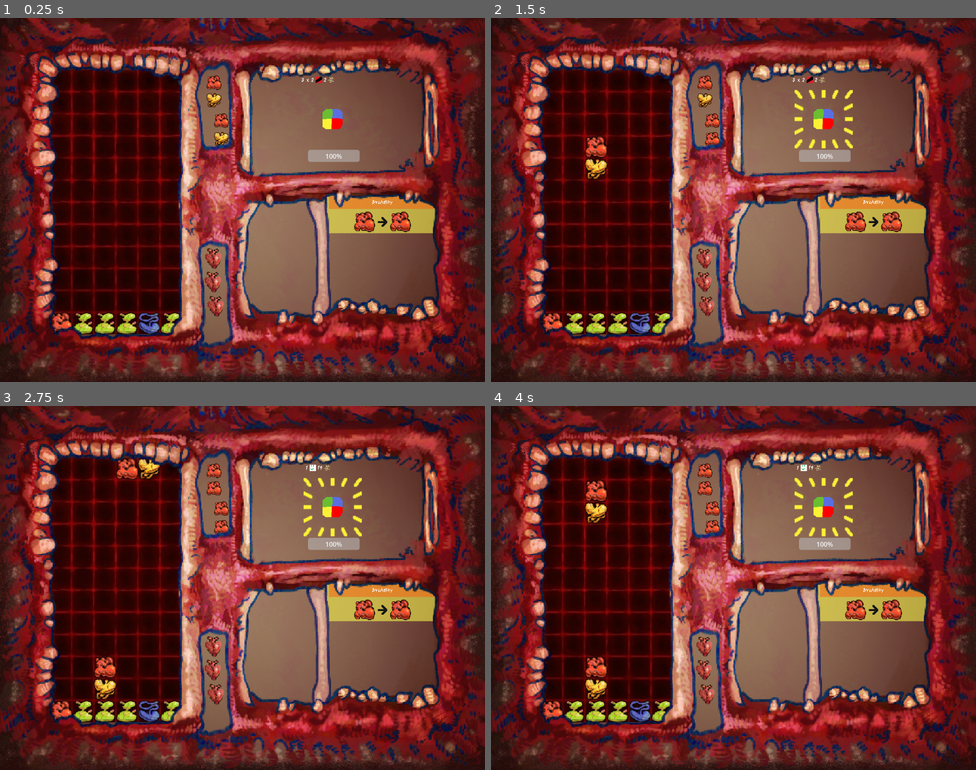
Above: before the commit, frames 1-4 (two rows, left to right).
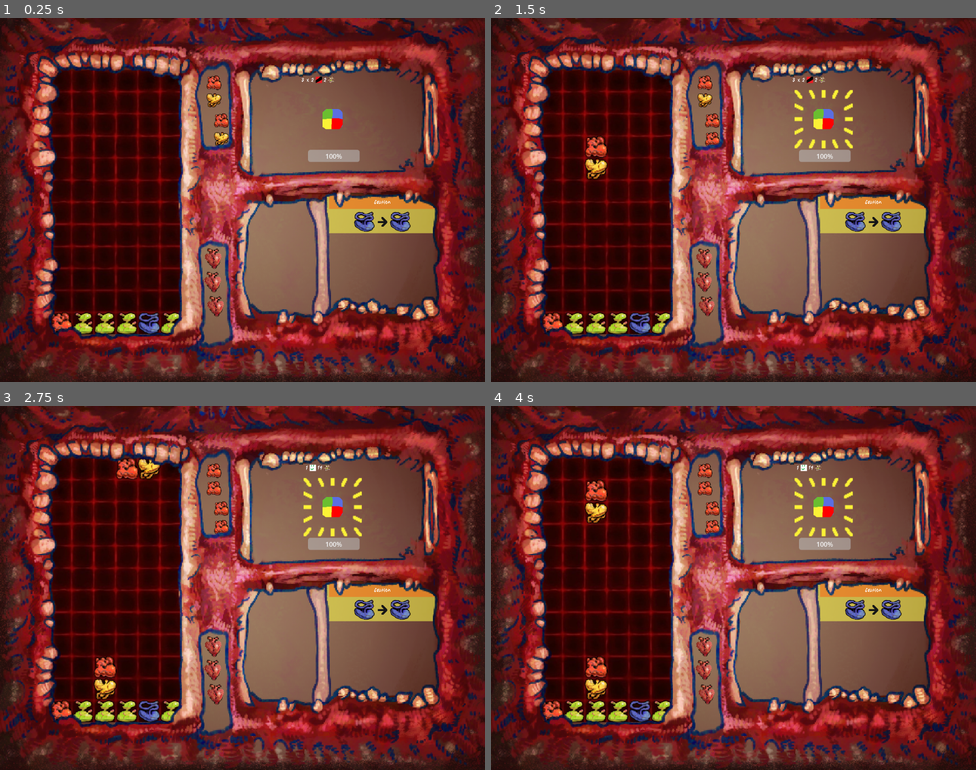
Above: after the commit, the same moments.

Repository: MarGamaDev/PuyoPuyoLike
Game: Godot game, scene res://Scenes/combat.tscn
Same seed, same stepped clock (60 frames per second), same inputs: the game is played once before the commit and once after it. The engine's default icon, where the game draws it, is replaced by a stand-in: a white triangle on a blue panel in a dark square.
Inputs (mouse positions are in pixels of both pictures, inside the frame that each line leads up to):
- Up to frame 1 (0.25 s): no input
- Up to frame 2 (1.5 s): move the mouse to (840, 181) at 0.52 s; hold D (puyo_right) 0.53-1.28 s; tap 1 (TESTING_player_spawn) at 0.6 s; tap Enter at 1.25 s; move the mouse to (636, 218) at 1.27 s; hold S (puyo_down) from 1.28 s (still down); tap J (puyo_rotate) at 1.35 s
- Up to frame 3 (2.75 s): move the mouse to (291, 507) at 2.02 s; release S (puyo_down) at 2.03 s; hold D (puyo_right) from 2.03 s (still down); tap Shift (switch_target) at 2.1 s
- Up to frame 4 (4 s): tap Space at 2.75 s; move the mouse to (709, 660) at 2.77 s; tap 1 (TESTING_player_spawn) at 2.85 s; tap Enter at 3.5 s; move the mouse to (879, 642) at 3.52 s; release D (puyo_right) at 3.53 s; hold A (puyo_left) from 3.53 s (still down); tap J (puyo_rotate) at 3.6 s

The runs differ from the first frame. In frame 1, 0.5% of the frame differs, in the area x 73-85%, y 50-59%; in frame 2, 0.5%; in frame 3, 0.5%; in frame 4, 0.5%.

Commit message:
added caution spell

Diff:
--- /dev/null
+++ b/Resources/SpellData/caution.tres
@@ -0,0 +1,12 @@
+[gd_resource type="Resource" script_class="SpellData" load_steps=2 format=3 uid="uid://bg1e6nm4v2p76"]
+
+[ext_resource type="Script" uid="uid://dnec0n0x4urar" path="res://scripts/Data/spell_data.gd" id="1_64fgx"]
+
+[resource]
+script = ExtResource("1_64fgx")
+spell_name = "Caution"
+spell_description = "Gain [Shield amount] more shield. Let them fail to find an opening."
+recipe_type = 1
+recipe_contents = Array[int]([2, 2])
+spell_path = "res://Scenes/spells/caution_spell.tscn"
+metadata/_custom_type_script = "uid://dnec0n0x4urar"
--- a/Scenes/spells/brutality_spell.tscn
+++ b/Scenes/spells/brutality_spell.tscn
@@ -1,6 +1,6 @@
 [gd_scene load_steps=3 format=3 uid="uid://dct1eh2elmyay"]
 
-[ext_resource type="Script" uid="uid://cpaiygh86hvy3" path="res://Scenes/spells/brutality_spell.gd" id="1_v0jga"]
+[ext_resource type="Script" uid="uid://cpaiygh86hvy3" path="res://scripts/spells/brutality_spell.gd" id="1_v0jga"]
 [ext_resource type="Resource" uid="uid://y8sgi72q7ip8" path="res://Resources/SpellData/brutality.tres" id="2_1grda"]
 
 [node name="BrutalitySpell" type="Node2D"]
--- /dev/null
+++ b/Scenes/spells/caution_spell.tscn
@@ -0,0 +1,7 @@
+[gd_scene load_steps=2 format=3 uid="uid://cbykntjx6g1w8"]
+
+[ext_resource type="Script" uid="uid://btdse5ry22osr" path="res://scripts/spells/caution_spell.gd" id="1_s75er"]
+
+[node name="CautionSpell" type="Node2D"]
+script = ExtResource("1_s75er")
+metadata/_custom_type_script = "uid://qt78oiw24c77"
--- a/Scenes/spells/spellSystem/spell_manager.tscn
+++ b/Scenes/spells/spellSystem/spell_manager.tscn
@@ -2,7 +2,7 @@
 
 [ext_resource type="Script" uid="uid://62suwvfwb2yg" path="res://scripts/spells/spellsystem/spell_manager.gd" id="1_l1yqq"]
 [ext_resource type="PackedScene" uid="uid://c5du1g626to65" path="res://Scenes/RewardScreen/equipped_spells_container.tscn" id="2_peavi"]
-[ext_resource type="Resource" uid="uid://y8sgi72q7ip8" path="res://Resources/SpellData/brutality.tres" id="2_xoggv"]
+[ext_resource type="Resource" uid="uid://bg1e6nm4v2p76" path="res://Resources/SpellData/caution.tres" id="2_xoggv"]
 
 [node name="SpellManager" type="Node2D"]
 script = ExtResource("1_l1yqq")
--- /dev/null
+++ b/scripts/spells/caution_spell.gd
@@ -0,0 +1,12 @@
+extends SequentialSpell
+
+signal gain_spell_shield(shield : int)
+
+@export var spell_shield : int = 20
+
+func connect_to_effect_signals():
+	gain_spell_shield.connect(combat_manager.gain_shield)
+
+func trigger_spell_effect():
+	gain_spell_shield.emit(spell_shield)
+	print("caution cast")
--- a/scripts/spells/spellsystem/spell_finder.gd
+++ b/scripts/spells/spellsystem/spell_finder.gd
@@ -12,7 +12,8 @@
 	"Ambition" : "res://Scenes/spells/ambition_spell.tscn",
 	"Cunning" : "res://Scenes/spells/cunning_spell.tscn",
 	"Recklessness" : "res://Scenes/spells/recklessness_spell.tscn",
-	"Brutality" : "res://Scenes/spells/brutality_spell.tscn"
+	"Brutality" : "res://Scenes/spells/brutality_spell.tscn",
+	"Caution" : "res://Scenes/spells/caution_spell.tscn"
 }
 
 static func find_spell(name: String) -> String:
Renamed: Scenes/spells/brutality_spell.gd -> scripts/spells/brutality_spell.gd
Renamed: Scenes/spells/brutality_spell.gd.uid -> scripts/spells/brutality_spell.gd.uid
Not shown, added: scripts/spells/caution_spell.gd.uid
